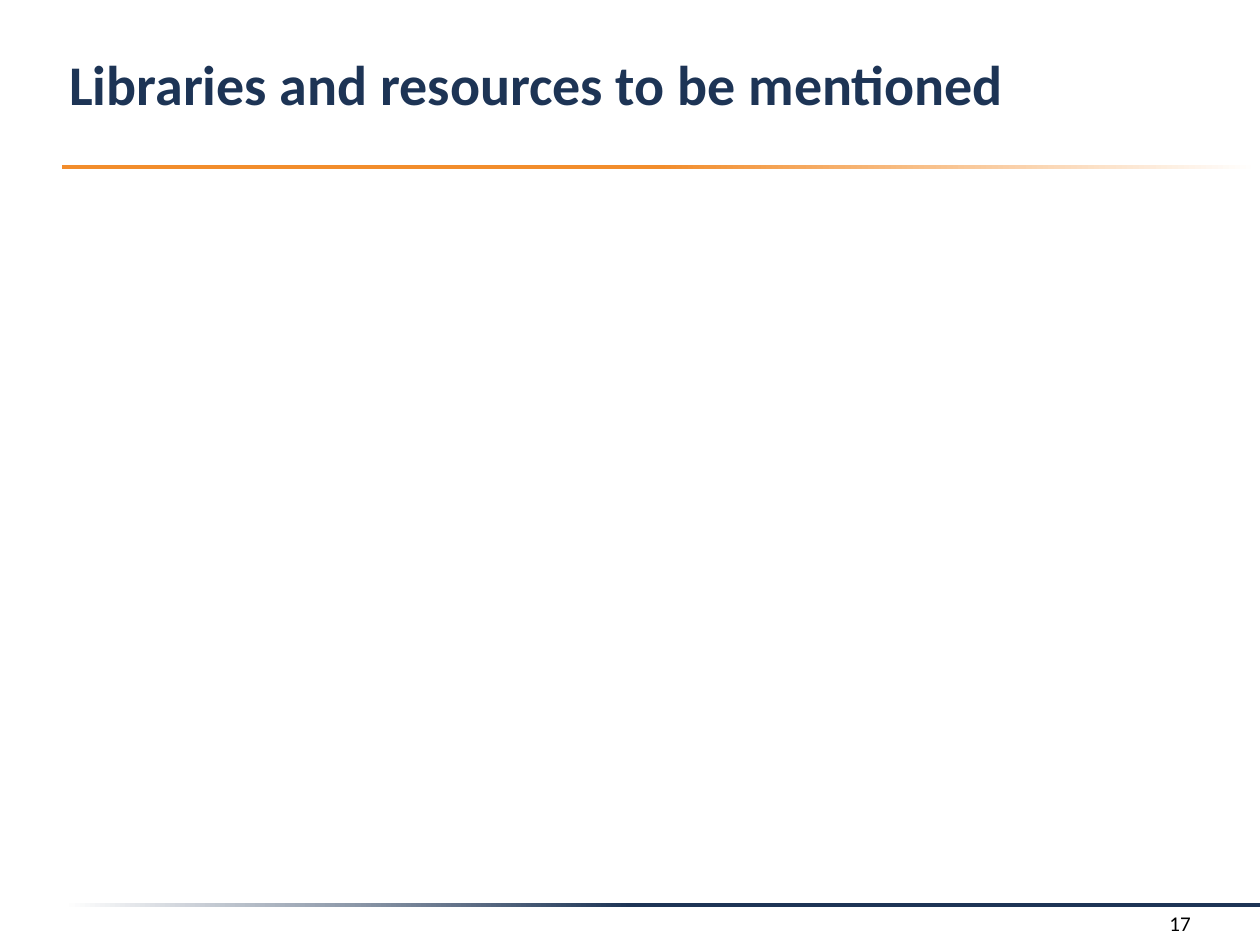
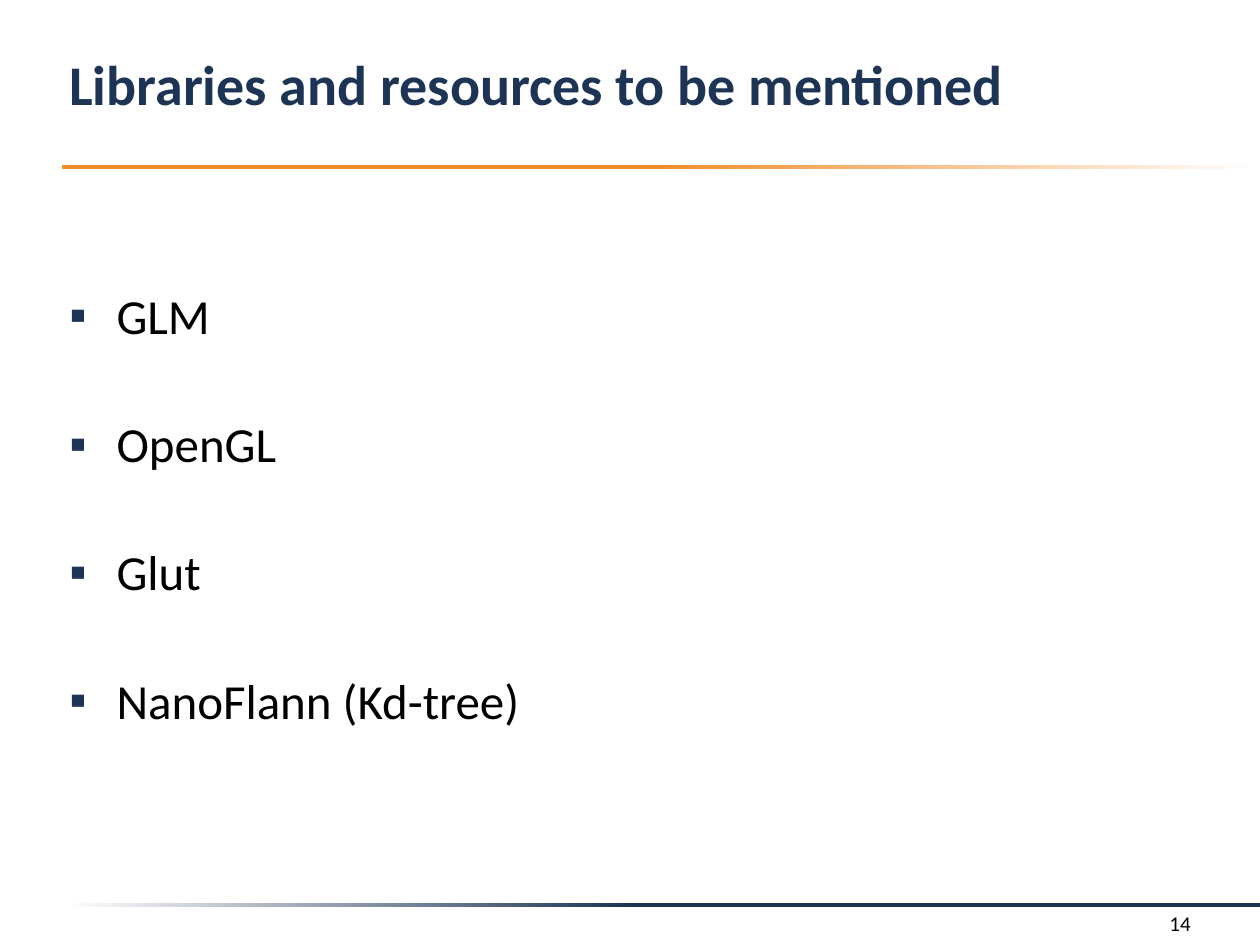
Before and after one commit to f-tischler/FortgeschritteneComputergrafik, a slide deck: slide 14 of Präsentation/presentation.pptx (slide 17 before the commit). Drawn at 1260x945 pixels with LibreOffice and Linux fonts; fonts in the diff are those of the drawing; background and template pictures are left out. Boxes give left, top, right and bottom in pixels: in the first picture for what was removed or moved away, otherwise in the second. Text is boxed around its words. In the diff, an @@ line names an element or a change of style, - is before the commit and + after.

```diff
--- a/Präsentation/presentation.pptx
+++ b/Präsentation/presentation.pptx
@@ text added at box(117, 302, 519, 726), 28 pt, text #000000 @@
+▪ GLM
+▪ OpenGL
+▪ Glut
+▪ NanoFlann (Kd-tree)
@@ page number at box(1169, 917, 1190, 931): text changed @@
-17
+14
```
Also in this commit, not shown: 12 other slides changed, 2 slides added, 5 slides removed, 4 other files.
